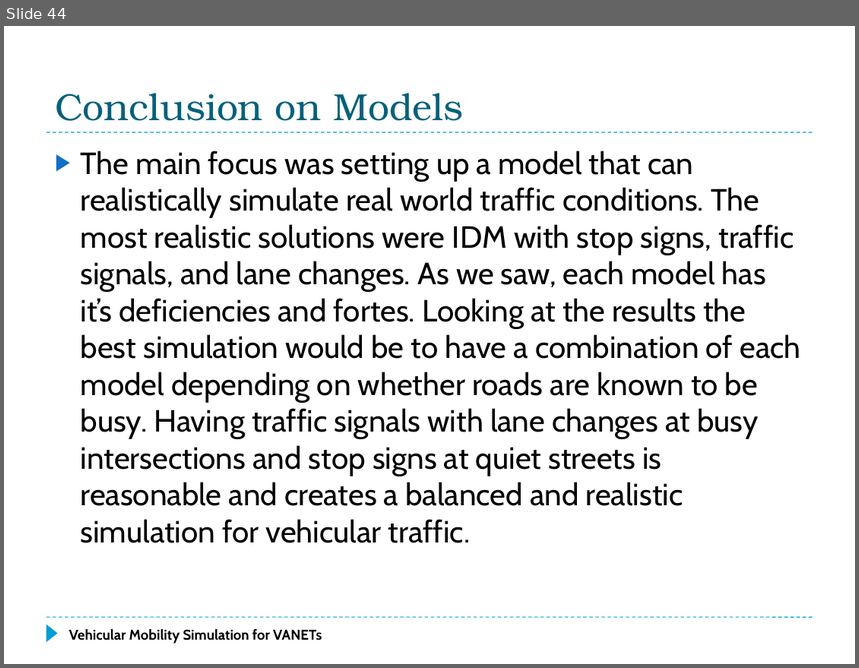
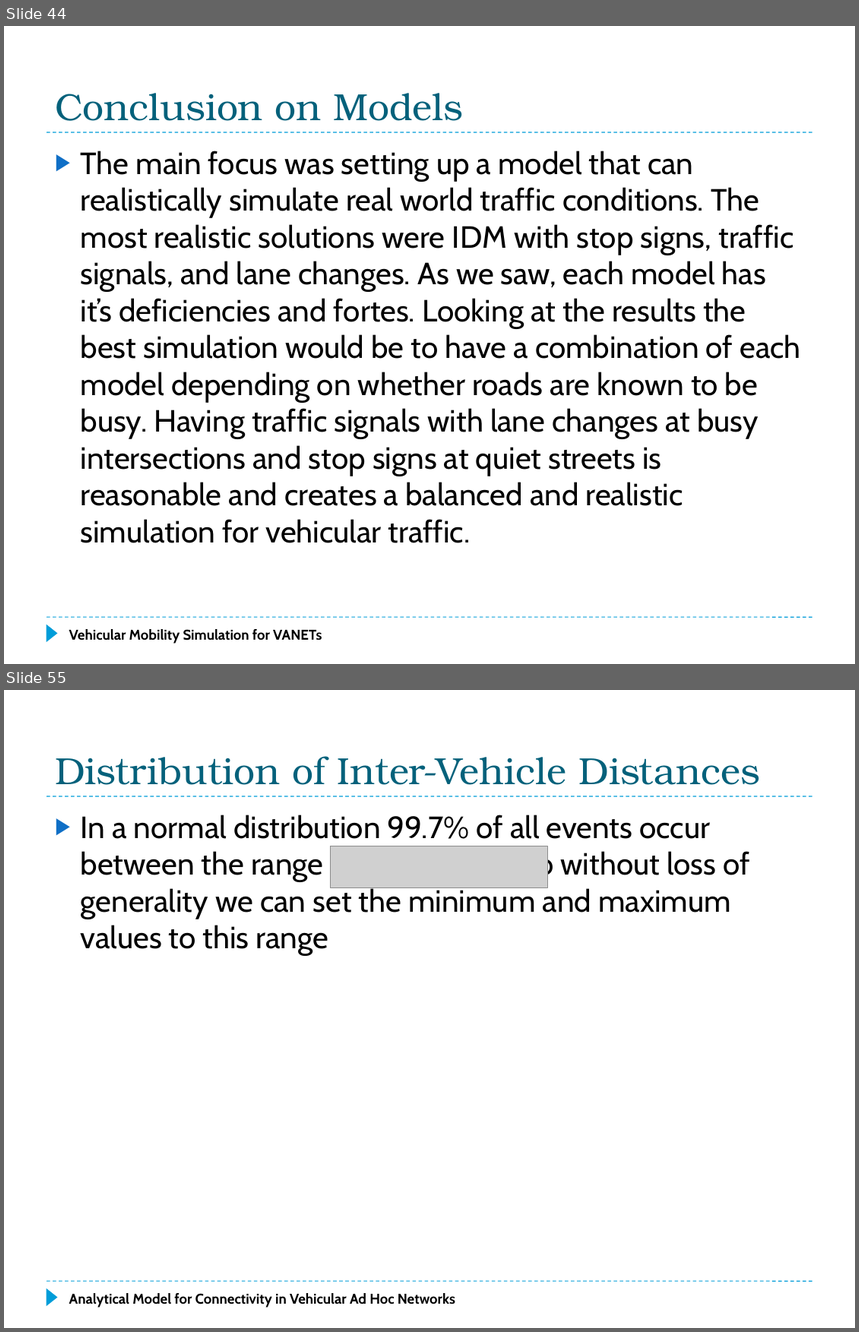
Before and after one commit to f33losopher/EEMaster_VANET, a slide deck: VANET_Felix.pptx. Shown one above the other, each under a label of ours: slide 44 before the commit, slides 44 and 55 after it; the slides between them are not shown. The pictures are 859x668 and 859x1332 pixels, drawn with LibreOffice and Linux fonts; fonts in the diff are those of the drawing; grey boxes stand for pictures. Boxes give left, top, right and bottom in pixels: in the first picture for what was removed or moved away, otherwise in the second. Text is boxed around its words. In the diff, an @@ line names an element or a change of style, - is before the commit and + after.

```diff
--- a/VANET_Felix.pptx
+++ b/VANET_Felix.pptx
@@ slide 55 added at [4,690,855,1328], background #FFFFFF; not listed: 3 template elements that a slide beside it also shows @@
@@ title added at [55,756,760,785], 32 pt, text #04617B @@
+Distribution of Inter-Vehicle Distances
@@ text added at [81,815,750,956], 26 pt, text #000000 @@
+▶ In a normal distribution 99.7% of all events occur between the range so without loss of generality we can set the minimum and maximum values to this range
@@ picture added at [330,846,547,888] @@
@@ text added at [69,1293,455,1308], 12 pt, text #000000, bold @@
+Analytical Model for Connectivity in Vehicular Ad Hoc Networks
```
Also in this commit, not shown: 1 slide changed, 16 other slides added, 1 other file.
